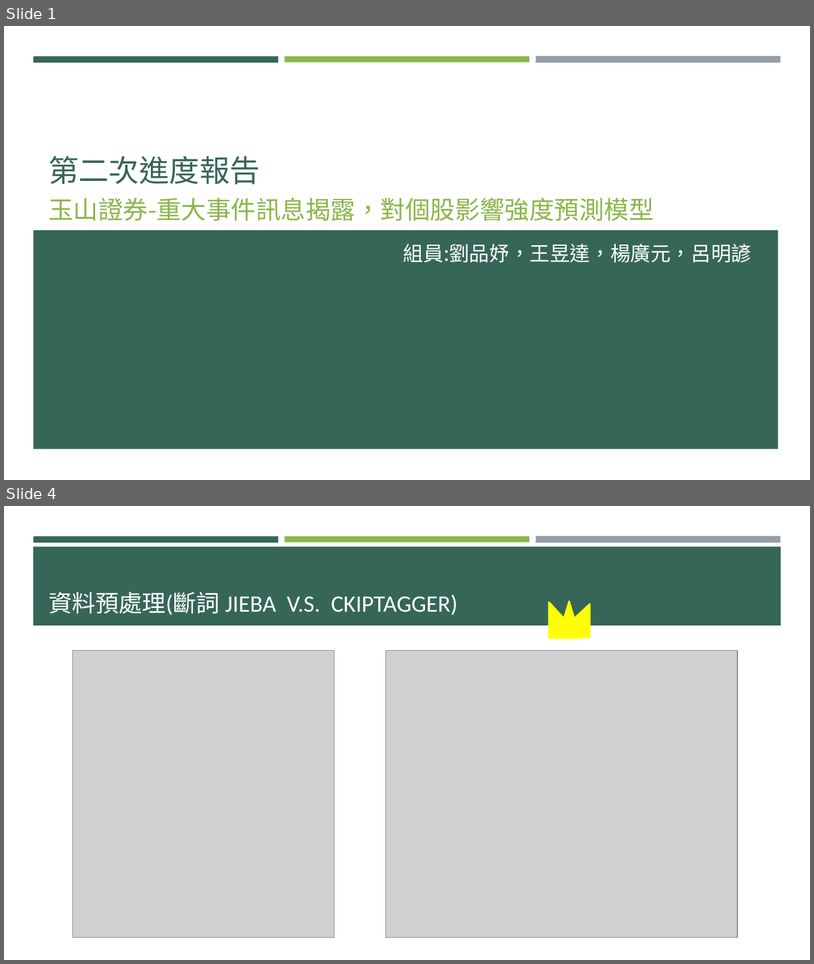
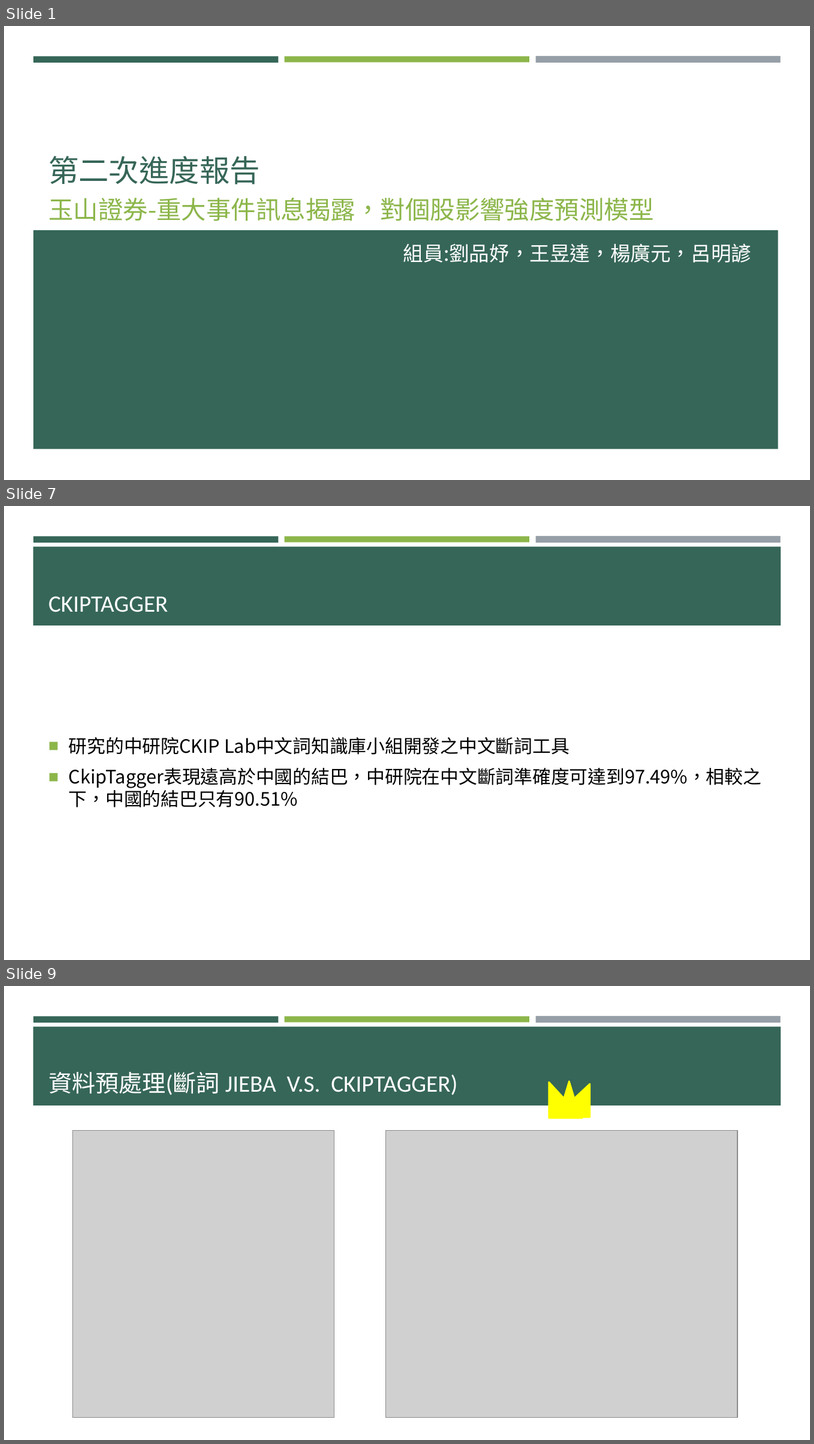
Before and after one commit to p314008dsa/Text-mining, a slide deck: 0610進度報告 .pptx. Shown one above the other, each under a label of ours: slides 1 and 4 before the commit, slides 1, 7 and 9 after it; the slides between them are not shown. The pictures are 814x964 and 814x1444 pixels, drawn with LibreOffice and Linux fonts; fonts in the diff are those of the drawing; grey boxes stand for pictures. Boxes give left, top, right and bottom in pixels: in the first picture for what was removed or moved away, otherwise in the second. Text is boxed around its words. In the diff, an @@ line names an element or a change of style, - is before the commit and + after.

```diff
--- a/0610進度報告 .pptx
+++ b/0610進度報告 .pptx
@@ slide 7 added at bbox=[4, 506, 810, 960], background #FFFFFF; not listed: 4 template elements that a slide beside it also shows @@
@@ title added at bbox=[48, 596, 168, 612], 28 pt, text #FFFFFF @@
+CKIPTAGGER
@@ text added at bbox=[69, 737, 762, 807], 22 pt, text #000000 @@
+■ 研究的中研院CKIP Lab中文詞知識庫小組開發之中文斷詞工具
+■ CkipTagger表現遠高於中國的結巴，中研院在中文斷詞準確度可達到97.49%，相較之下，中國的結巴只有90.51%
@@ what was slide 4 is now slide 9 @@
```
Also in this commit, not shown: 4 slides changed, 9 other slides added, 1 slide removed, 1 other file.
